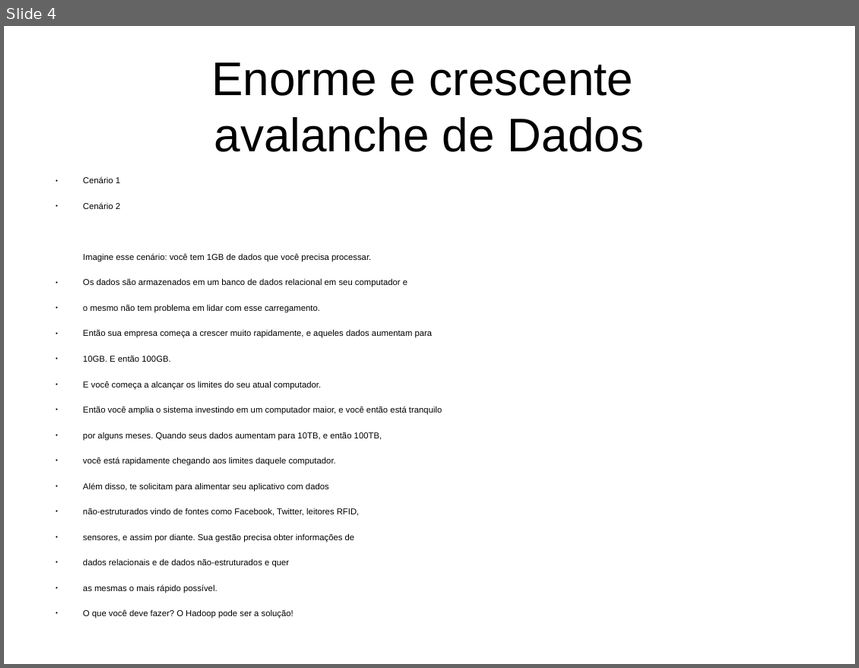
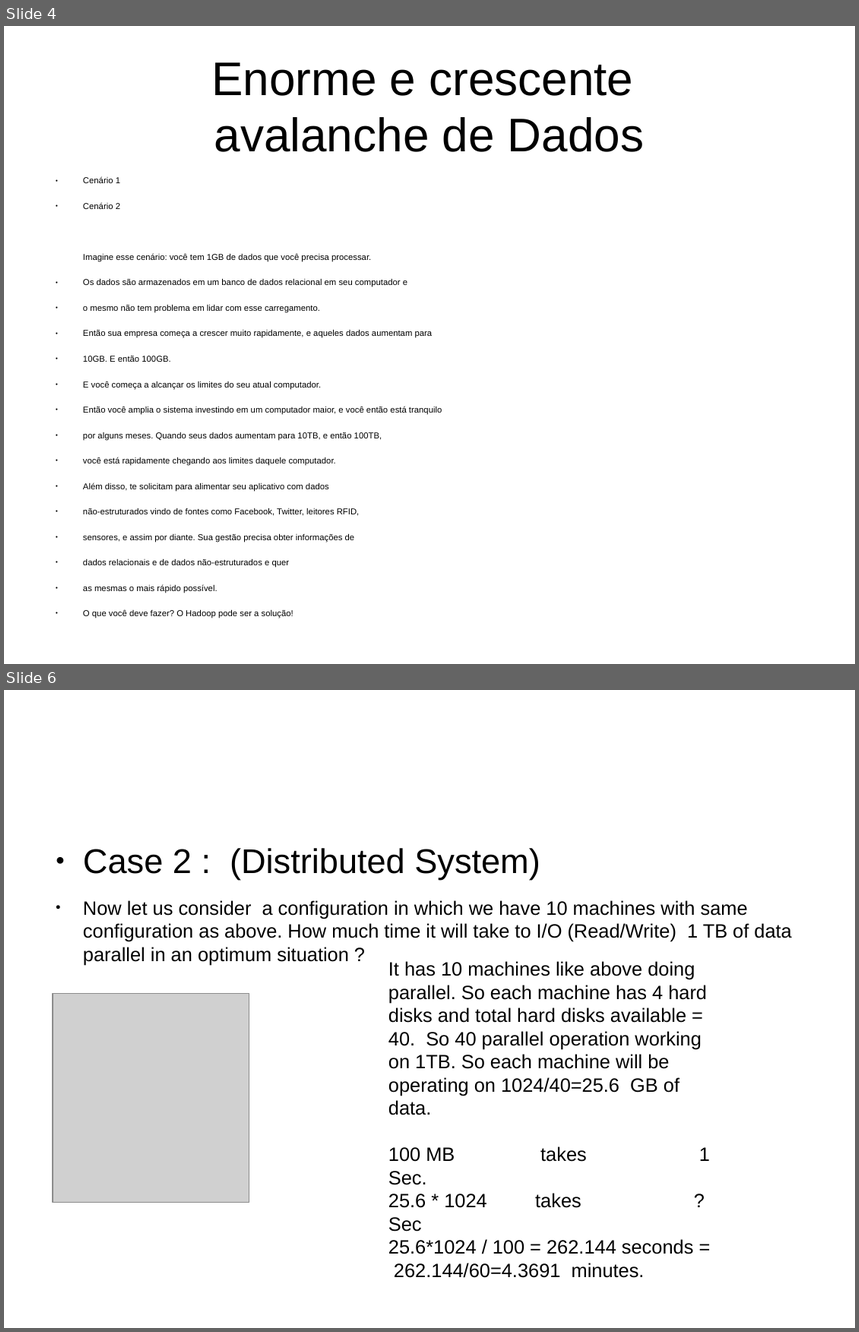
Before and after one commit to nubiofs/estudo, a slide deck: BigData/um/apresentacao/Introdução-BigData-apresentacao-Serpro.odp. Shown one above the other, each under a label of ours: slide 4 before the commit, slides 4 and 6 after it; the slides between them are not shown. The pictures are 859x668 and 859x1332 pixels, drawn with LibreOffice and Linux fonts; fonts in the diff are those of the drawing; grey boxes stand for pictures. Boxes give left, top, right and bottom in pixels: in the first picture for what was removed or moved away, otherwise in the second. Text is boxed around its words. In the diff, an @@ line names an element or a change of style, - is before the commit and + after.

```diff
--- a/BigData/um/apresentacao/Introdução-BigData-apresentacao-Serpro.odp
+++ b/BigData/um/apresentacao/Introdução-BigData-apresentacao-Serpro.odp
@@ slide 6 added at (4,690,855,1328), background #FFFFFF @@
@@ text added at (83,848,791,965), 18 pt, text #000000 @@
+● Case 2 : (Distributed System)
+● Now let us consider a configuration in which we have 10 machines with same configuration as above. How much time it will take to I/O (Read/Write) 1 TB of data parallel in an optimum situation ?
@@ text added at (389,961,710,1255), 18 pt, text #000000 @@
+It has 10 machines like above doing parallel. So each machine has 4 hard disks and total hard disks available = 40. So 40 parallel operation working on 1TB. So each machine will be operating on 1024/40=25.6 GB of data.
+100 MB takes 1 Sec.
+25.6 * 1024 takes ? Sec
+25.6*1024 / 100 = 262.144 seconds = 262.144/60=4.3691 minutes.
@@ picture added at (53,994,249,1203) @@
```
Also in this commit, not shown: 1 slide changed, 4 other slides added.
